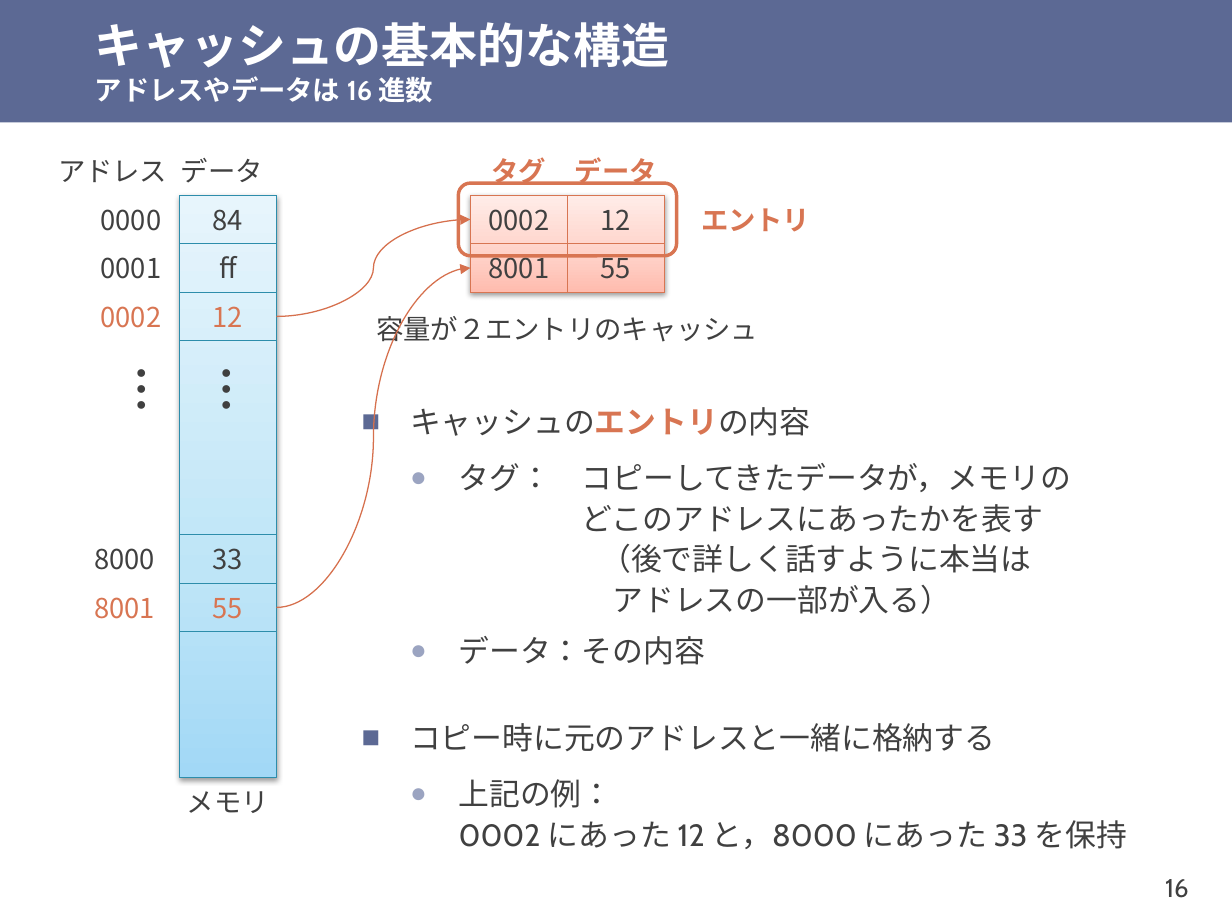
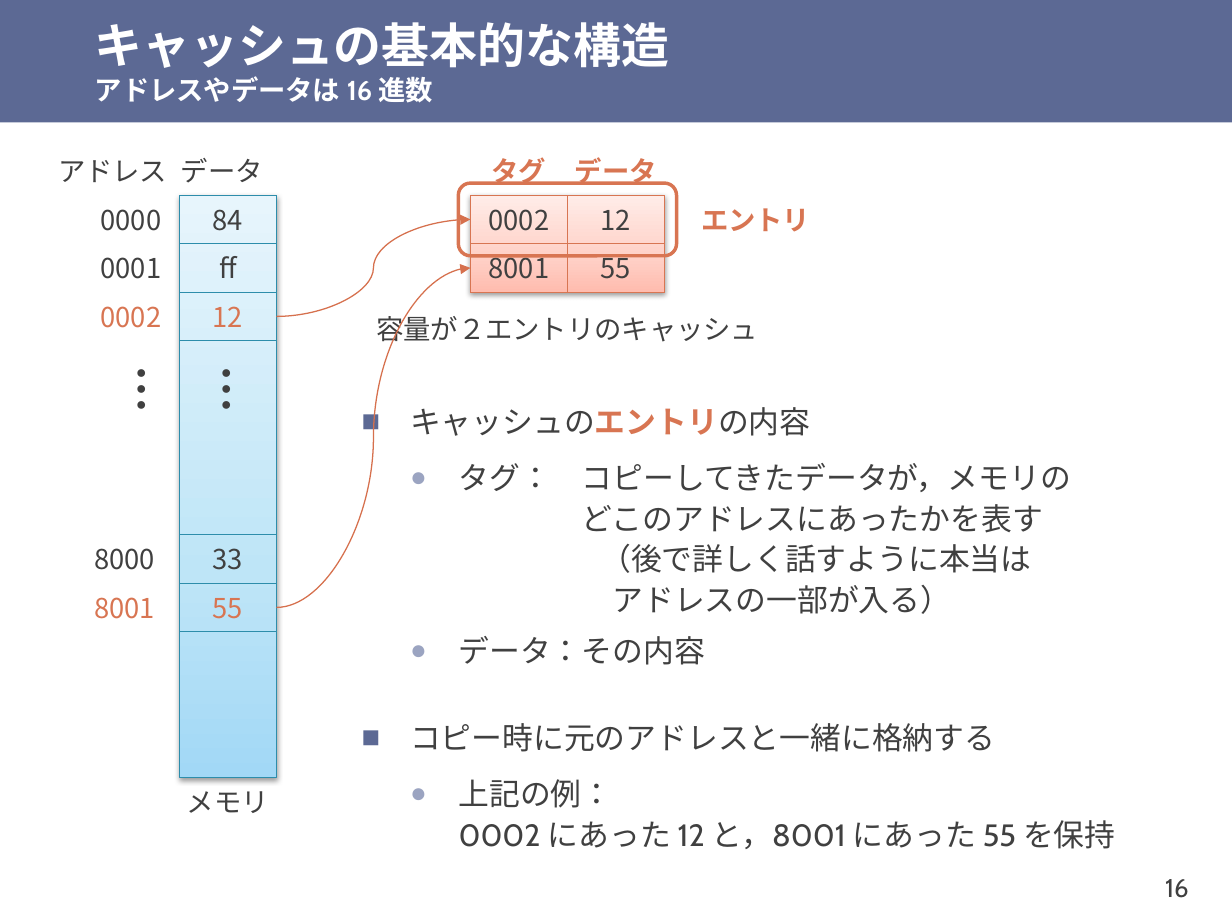
Before and after one commit to shioyadan/otya-computer-architecture-i, a slide deck: slide 16 of cai-shioya-10.pptx. Drawn at 1232x924 pixels with LibreOffice and Linux fonts; fonts in the diff are those of the drawing. Boxes give left, top, right and bottom in pixels: in the first picture for what was removed or moved away, otherwise in the second. Text is boxed around its words. In the diff, an @@ line names an element or a change of style, - is before the commit and + after.

```diff
--- a/cai-shioya-10.pptx
+++ b/cai-shioya-10.pptx
@@ text at [459, 779, 1115, 849]: text changed @@
-  ● 上記の例：
-    0002 にあった 12 と，8000 にあった 33 を保持
+  ● 上記の例：
+    0002 にあった 12 と，8001 にあった 55 を保持
```
Also in this commit, not shown: 6 other files.
